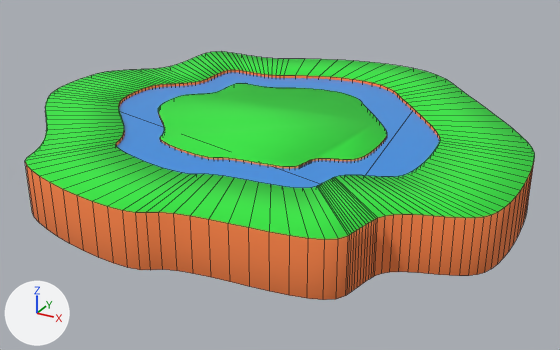
An edit to the FBX model Meshes/Level 2/Island1.fbx, drawn before and after from the same camera.
One viewpoint serves both versions: a camera (50 mm lens) standing at (-16.3, -0.1, 18.6) and looking at (-39.6, 42.3, -2.6). Arrows for +X, +Y and +Z are at lower left; the lights stay in place. Mesh edges are drawn as thin lines. Where no turn or scale is listed for an object, it has been applied to the vertices.

In view in the first picture: 'Island1'.
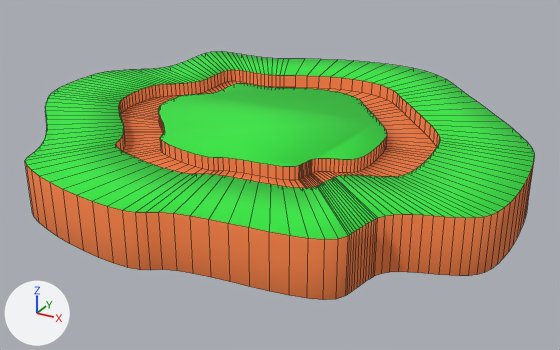
The newer file is also turned or shifted as a whole; pictures and numbers use the older file's frame.

Changed parts and their boxes [x1, y1, x2, y2] in the pictures (560 x 350 px):
part 1 of me_plane_013, deleted (blue): before [117, 72, 440, 188]

Diff of the bpy script that builds the scene:
```diff
--- a/Meshes/Level 2/Island1.fbx.py
+++ b/Meshes/Level 2/Island1.fbx.py
@@ me_plane_013 @@
 me_plane_013.from_pydata(...)  # 878 vertices, 724 faces; spans x -18.6..16.0, y -16.3..15.6, z -2.7..0.6
 # used by ob_island1; location = (-39.19, 43.14, 0.69)
-me_plane_013.materials.append(mat_water_001)  # blue #3491e7
+# me_plane_013 part 1: the loose piece of 8 vertices spanning x -14.0..11.4, y -12.8..11.0, z 0.4 is deleted
 me_plane_013.materials.append(mat_grass_001)
```
